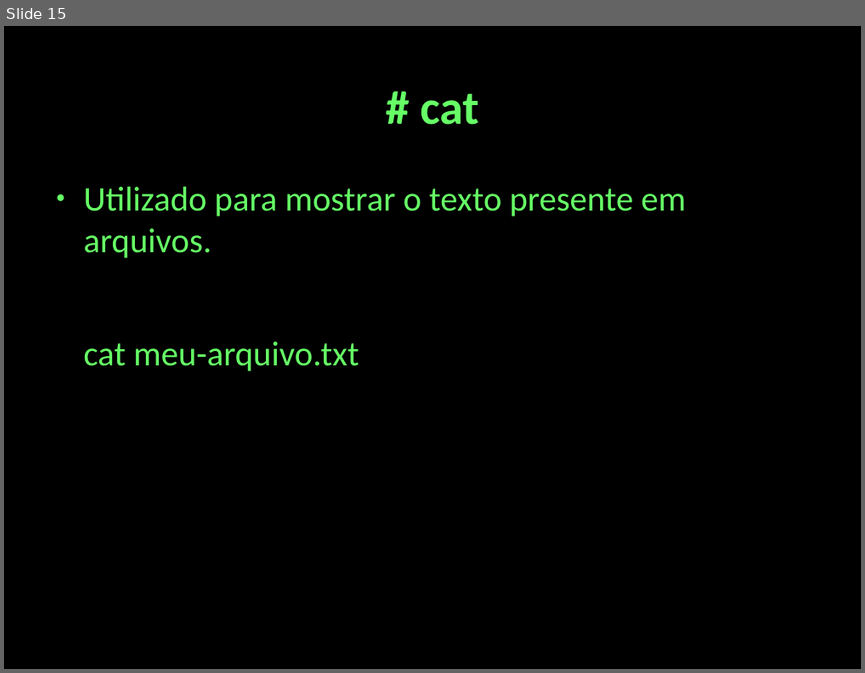
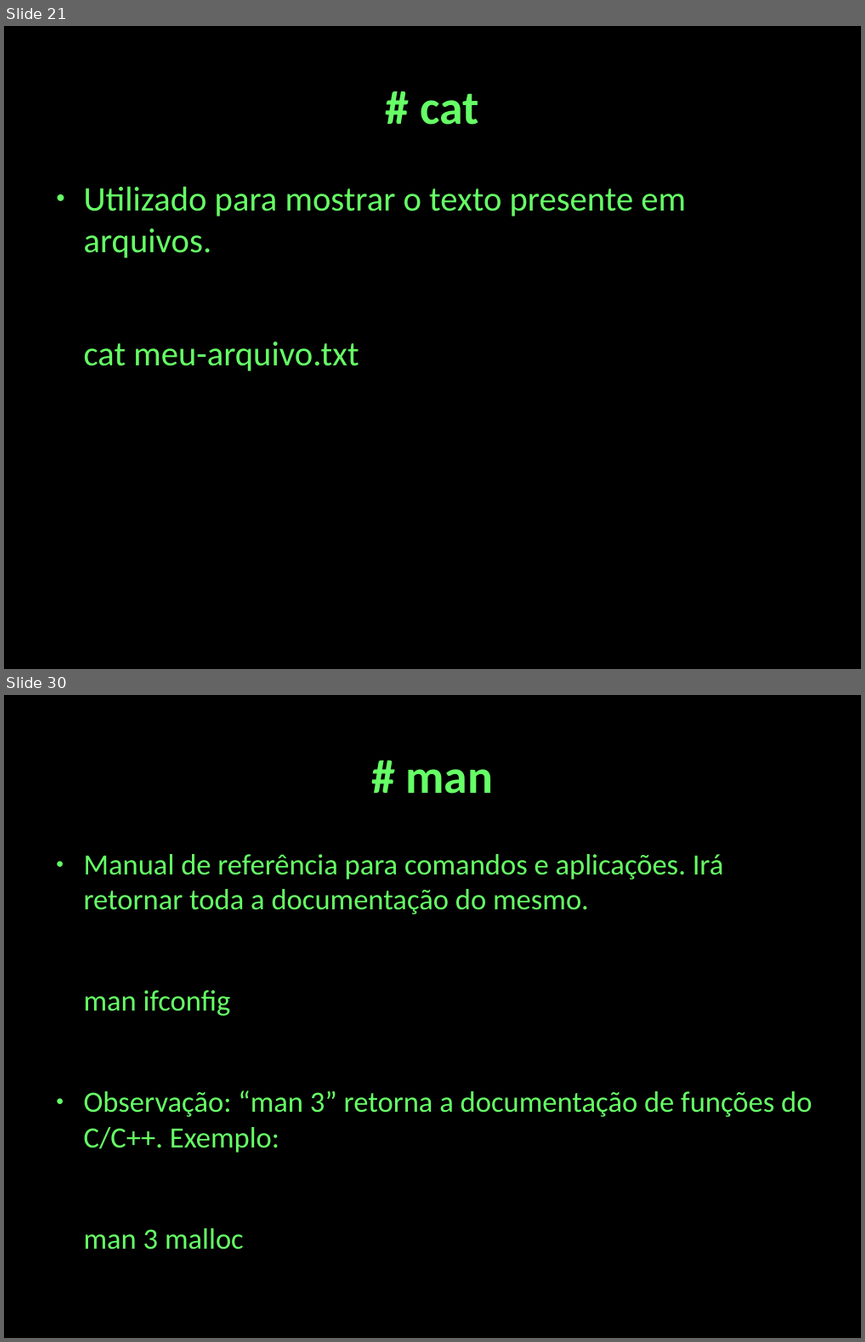
Before and after one commit to cjlcarvalho/presentations, a slide deck: shell-presentation.odp. Shown one above the other, each under a label of ours: slide 15 before the commit, slides 21 and 30 after it; the slides between them are not shown. The pictures are 865x673 and 865x1342 pixels, drawn with LibreOffice and Linux fonts; fonts in the diff are those of the drawing. Boxes give left, top, right and bottom in pixels: in the first picture for what was removed or moved away, otherwise in the second. Text is boxed around its words. In the diff, an @@ line names an element or a change of style, - is before the commit and + after.

```diff
--- a/shell-presentation.odp
+++ b/shell-presentation.odp
@@ slide 30 added at (4, 695, 861, 1338), background #000000 @@
@@ title added at (406, 769, 494, 794), 44 pt, text #66FF66, bold @@
+# man
@@ text added at (84, 854, 812, 1152), 27.2 pt, text #66FF66 @@
+● Manual de referência para comandos e aplicações. Irá retornar toda a documentação do mesmo.
+man ifconfig
+● Observação: “man 3” retorna a documentação de funções do C/C++. Exemplo:
+man 3 malloc
@@ what was slide 15 is now slide 21 @@
```
Also in this commit, not shown: 1 slide changed, 13 other slides added, 2 other files.
